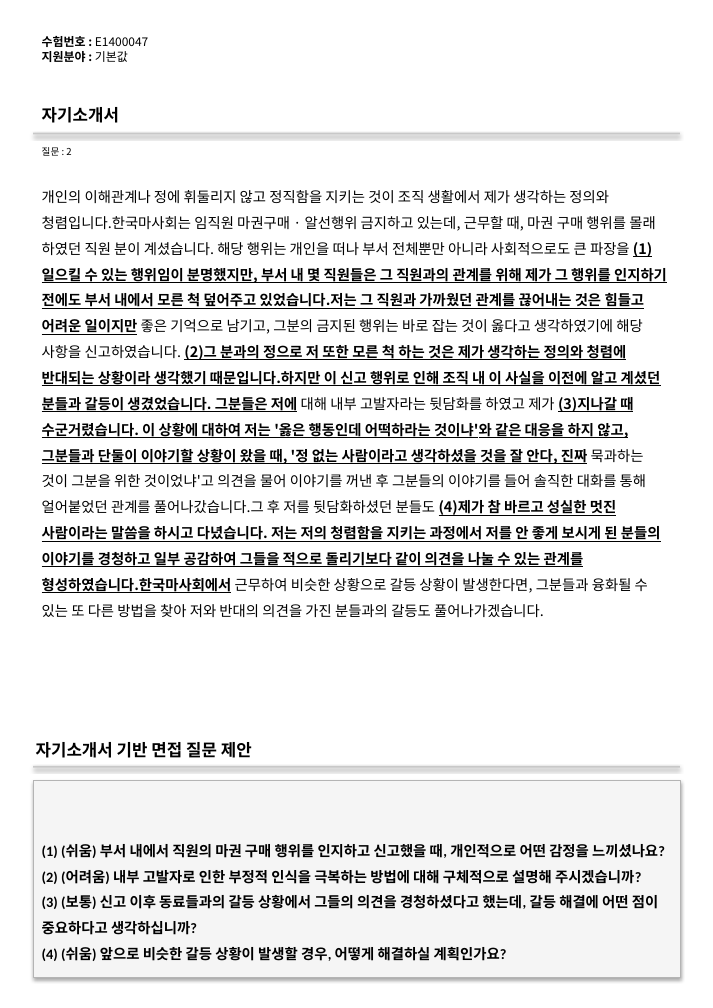
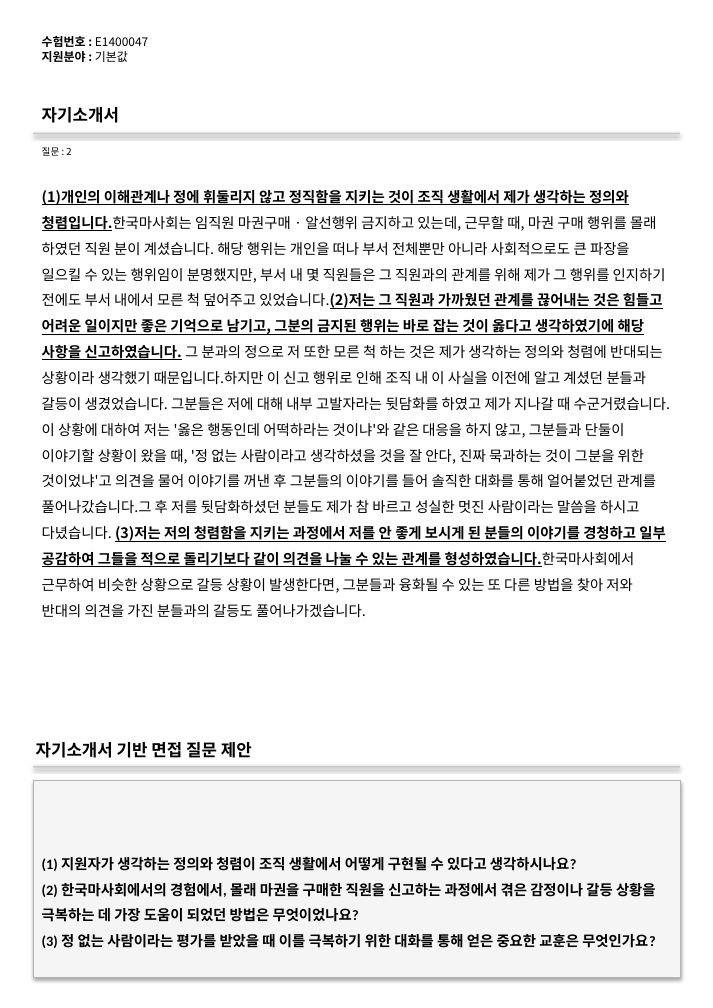
Before and after one commit to DaeGul2/isbr-auto-questionnaire, a slide deck: slide 8 of flask-server/outputs/output.pptx. Drawn at 713x1008 pixels with LibreOffice and Linux fonts; fonts in the diff are those of the drawing. Boxes give left, top, right and bottom in pixels: in the first picture for what was removed or moved away, otherwise in the second. Text is boxed around its words. In the diff, an @@ line names an element or a change of style, - is before the commit and + after.

Commit message:
프롬프트 및 파싱방법수정
원본 근거 텍스트 뱉고 그거 기반으로 인덱스검색

```diff
--- a/flask-server/outputs/output.pptx
+++ b/flask-server/outputs/output.pptx
@@ text at [42,188,671,617]: text changed; bold off @@
-개인의 이해관계나 정에 휘둘리지 않고 정직함을 지키는 것이 조직 생활에서 제가 생각하는 정의와 청렴입니다.한국마사회는 임직원 마권구매 · 알선행위 금지하고 있는데, 근무할 때, 마권 구매 행위를 몰래 하였던 직원 분이 계셨습니다. 해당 행위는 개인을 떠나 부서 전체뿐만 아니라 사회적으로도 큰 파장을 (1)일으킬 수 있는 행위임이 분명했지만, 부서 내 몇 직원들은 그 직원과의 관계를 위해 제가 그 행위를 인지하기 전에도 부서 내에서 모른 척 덮어주고 있었습니다.저는 그 직원과 가까웠던 관계를 끊어내는 것은 힘들고 어려운 일이지만 좋은 기억으로 남기고, 그분의 금지된 행위는 바로 잡는 것이 옳다고 생각하였기에 해당 사항을 신고하였습니다. (2)그 분과의 정으로 저 또한 모른 척 하는 것은 제가 생각하는 정의와 청렴에 반대되는 상황이라 생각했기 때문입니다.하지만 이 신고 행위로 인해 조직 내 이 사실을 이전에 알고 계셨던 분들과 갈등이 생겼었습니다. 그분들은 저에 대해 내부 고발자라는 뒷담화를 하였고 제가 (3)지나갈 때 수군거렸습니다. 이 상황에 대하여 저는 '옳은 행동인데 어떡하라는 것이냐'와 같은 대응을 하지 않고, 그분들과 단둘이 이야기할 상황이 왔을 때, '정 없는 사람이라고 생각하셨을 것을 잘 안다, 진짜 묵과하는 것이 그분을 위한 것이었냐'고 의견을 물어 이야기를 꺼낸 후 그분들의 이야기를 들어 솔직한 대화를 통해 얼어붙었던 관계를 풀어나갔습니다.그 후 저를 뒷담화하셨던 분들도 (4)제가 참 바르고 성실한 멋진 사람이라는 말씀을 하시고 다녔습니다. 저는 저의 청렴함을 지키는 과정에서 저를 안 좋게 보시게 된 분들의 이야기를 경청하고 일부 공감하여 그들을 적으로 돌리기보다 같이 의견을 나눌 수 있는 관계를 형성하였습니다.한국마사회에서 근무하여 비슷한 상황으로 갈등 상황이 발생한다면, 그분들과 융화될 수 있는 또 다른 방법을 찾아 저와 반대의 의견을 가진 분들과의 갈등도 풀어나가겠습니다.
+(1)개인의 이해관계나 정에 휘둘리지 않고 정직함을 지키는 것이 조직 생활에서 제가 생각하는 정의와 청렴입니다.한국마사회는 임직원 마권구매 · 알선행위 금지하고 있는데, 근무할 때, 마권 구매 행위를 몰래 하였던 직원 분이 계셨습니다. 해당 행위는 개인을 떠나 부서 전체뿐만 아니라 사회적으로도 큰 파장을 일으킬 수 있는 행위임이 분명했지만, 부서 내 몇 직원들은 그 직원과의 관계를 위해 제가 그 행위를 인지하기 전에도 부서 내에서 모른 척 덮어주고 있었습니다.(2)저는 그 직원과 가까웠던 관계를 끊어내는 것은 힘들고 어려운 일이지만 좋은 기억으로 남기고, 그분의 금지된 행위는 바로 잡는 것이 옳다고 생각하였기에 해당 사항을 신고하였습니다. 그 분과의 정으로 저 또한 모른 척 하는 것은 제가 생각하는 정의와 청렴에 반대되는 상황이라 생각했기 때문입니다.하지만 이 신고 행위로 인해 조직 내 이 사실을 이전에 알고 계셨던 분들과 갈등이 생겼었습니다. 그분들은 저에 대해 내부 고발자라는 뒷담화를 하였고 제가 지나갈 때 수군거렸습니다. 이 상황에 대하여 저는 '옳은 행동인데 어떡하라는 것이냐'와 같은 대응을 하지 않고, 그분들과 단둘이 이야기할 상황이 왔을 때, '정 없는 사람이라고 생각하셨을 것을 잘 안다, 진짜 묵과하는 것이 그분을 위한 것이었냐'고 의견을 물어 이야기를 꺼낸 후 그분들의 이야기를 들어 솔직한 대화를 통해 얼어붙었던 관계를 풀어나갔습니다.그 후 저를 뒷담화하셨던 분들도 제가 참 바르고 성실한 멋진 사람이라는 말씀을 하시고 다녔습니다. (3)저는 저의 청렴함을 지키는 과정에서 저를 안 좋게 보시게 된 분들의 이야기를 경청하고 일부 공감하여 그들을 적으로 돌리기보다 같이 의견을 나눌 수 있는 관계를 형성하였습니다.한국마사회에서 근무하여 비슷한 상황으로 갈등 상황이 발생한다면, 그분들과 융화될 수 있는 또 다른 방법을 찾아 저와 반대의 의견을 가진 분들과의 갈등도 풀어나가겠습니다.
@@ text in rectangle at [42,857,656,951]: text changed @@
-(1) (쉬움) 부서 내에서 직원의 마권 구매 행위를 인지하고 신고했을 때, 개인적으로 어떤 감정을 느끼셨나요?
-(2) (어려움) 내부 고발자로 인한 부정적 인식을 극복하는 방법에 대해 구체적으로 설명해 주시겠습니까?
-(3) (보통) 신고 이후 동료들과의 갈등 상황에서 그들의 의견을 경청하셨다고 했는데, 갈등 해결에 어떤 점이 중요하다고 생각하십니까?
-(4) (쉬움) 앞으로 비슷한 갈등 상황이 발생할 경우, 어떻게 해결하실 계획인가요?
+(1) 지원자가 생각하는 정의와 청렴이 조직 생활에서 어떻게 구현될 수 있다고 생각하시나요?
+(2) 한국마사회에서의 경험에서, 몰래 마권을 구매한 직원을 신고하는 과정에서 겪은 감정이나 갈등 상황을 극복하는 데 가장 도움이 되었던 방법은 무엇이었나요?
+(3) 정 없는 사람이라는 평가를 받았을 때 이를 극복하기 위한 대화를 통해 얻은 중요한 교훈은 무엇인가요?
```
Also in this commit, not shown: 15 other slides changed, 180 slides removed, 11 other files.
